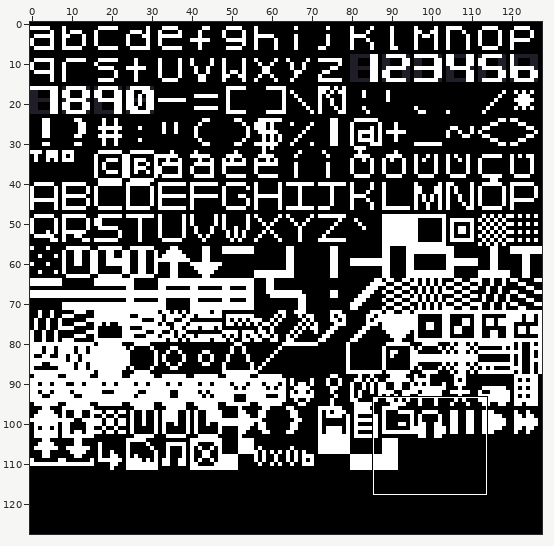
Sprite sheet -- resources/chars.png. Above, an overview of the earlier version with the close-up marked.
Close-up. Before the commit:
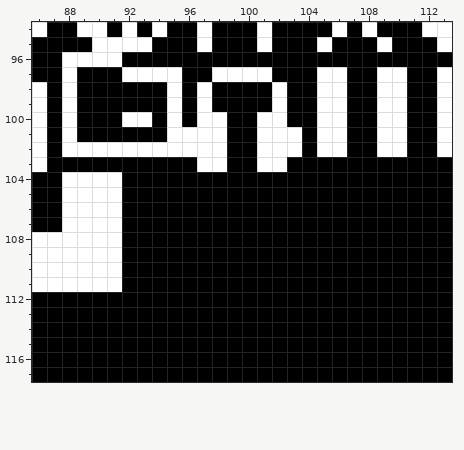
The file is 128x128 pixels. Shown: x 86..113, y 94..117.
The same view after the edit:
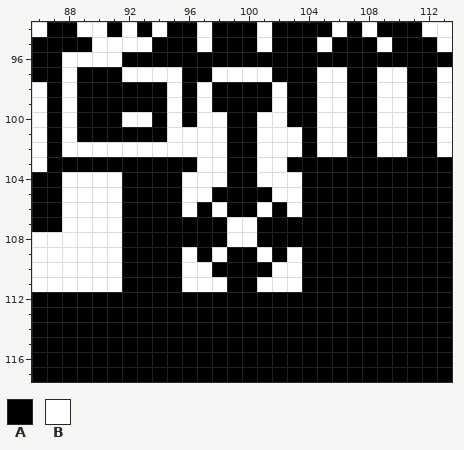
Palette (. is transparent): A #000000  B #ffffff
What changed:
Changed rows in their new state; - is an unchanged pixel.
first column x 96:
104 BBB--BBB
105 BB----BB
106 B-B--B-B
107 ---BB---
108 ---BB---
109 B-B--B-B
110 BB----BB
111 BBB--BBB
Pixel boxes of the changes (left, top, right, bottom) in both close-ups:
changed: (182, 172, 302, 292)
